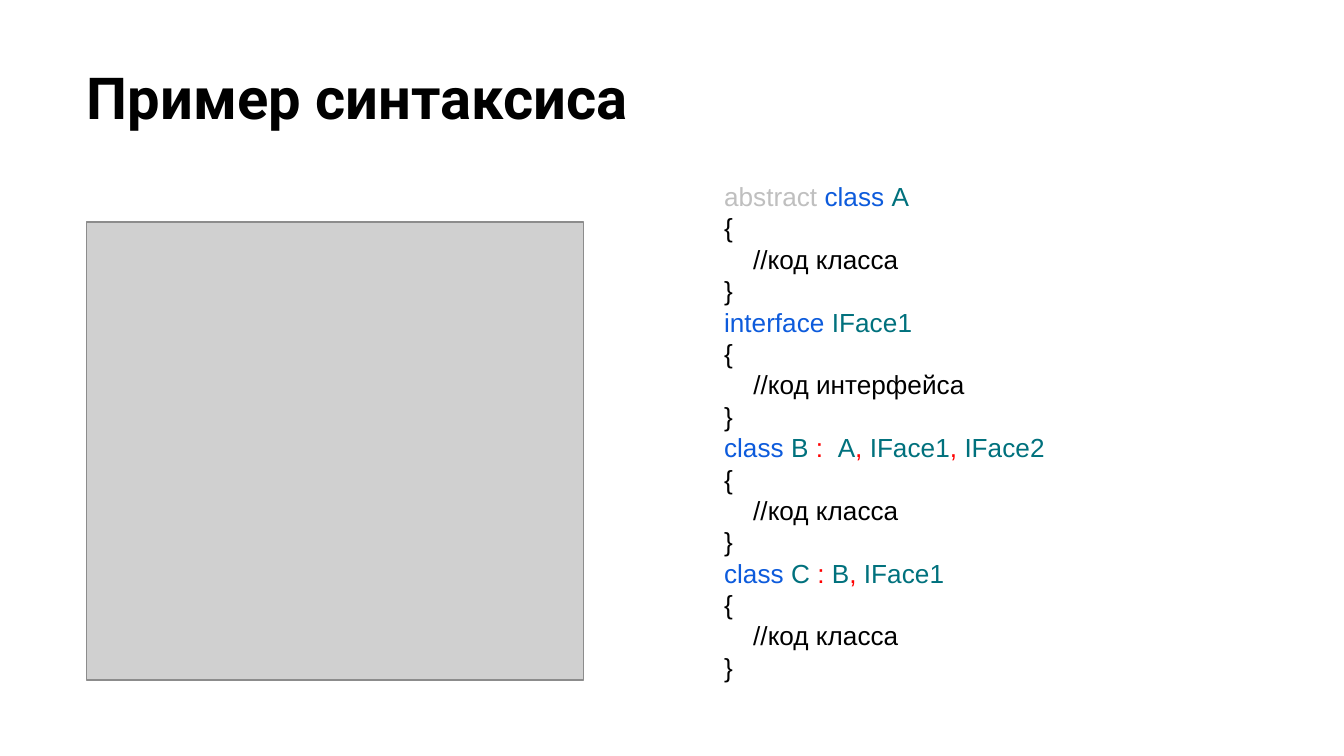
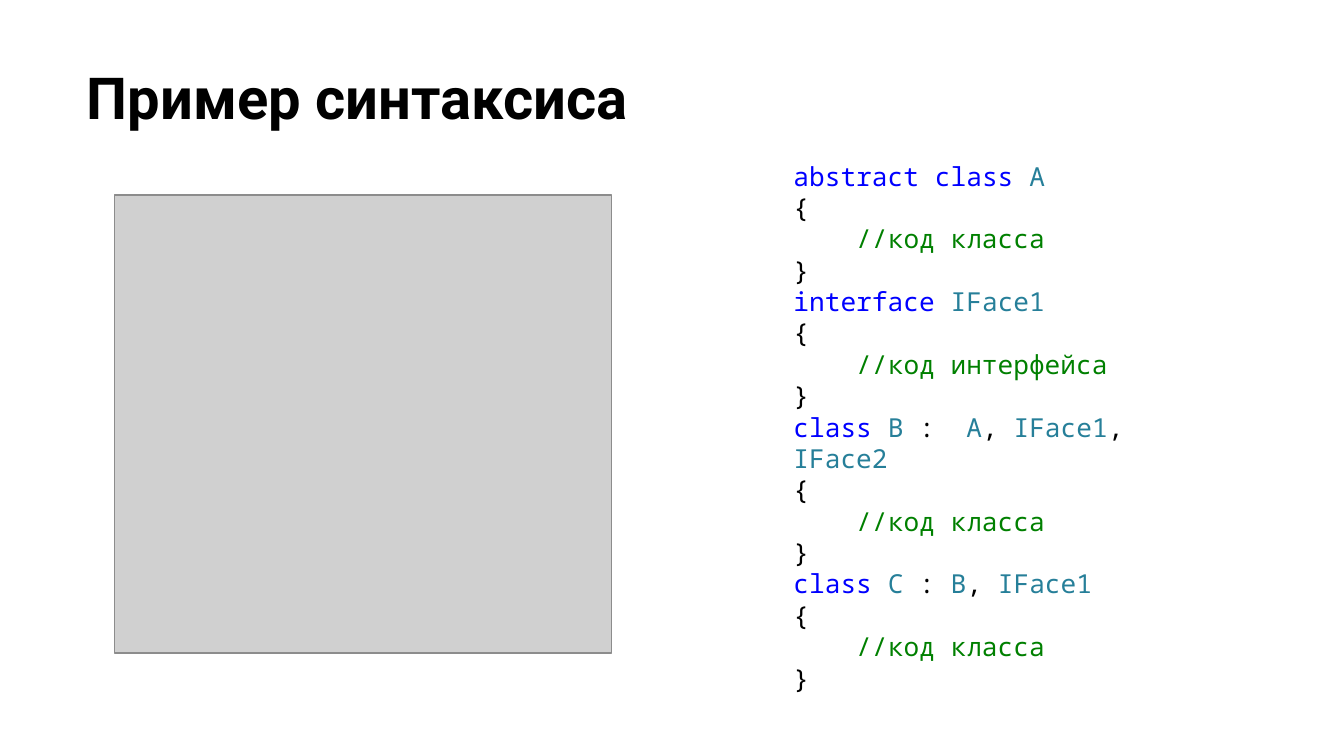
Before and after one commit to NilovPavel/OOP, a slide deck: slide 27 of ООПp.1.pptx (slide 25 before the commit). Drawn at 1344x756 pixels with LibreOffice and Linux fonts; fonts in the diff are those of the drawing; grey boxes stand for pictures; background and template pictures are left out. Boxes give left, top, right and bottom in pixels: in the first picture for what was removed or moved away, otherwise in the second. Text is boxed around its words. In the diff, an @@ line names an element or a change of style, - is before the commit and + after.

```diff
--- a/ООПp.1.pptx
+++ b/ООПp.1.pptx
@@ text "abstract class A": place and size @@
-text "abstract class A" at bbox=[724, 187, 1045, 651]
+text "abstract class A" at bbox=[793, 166, 1124, 661]
@@ text "abstract class A" at bbox=[793, 166, 1124, 661]: font Arial to Noto Sans Mono; text colour #BFBFBF to #0000FF in "abstract"; text colour #0D5BDC to #0000FF in "class", "interface", "class", "class"; text colour #00717D to #267F99 in "A", "IFace1", "B A, IFace1, IFace2", "С B, IFace1"; text colour #000000 to #008000 in "//код класса", "//код интерфейса", "//код класса", "//код класса"; text colour #FF0000 to #000000 in ": A, IFace1,", ": B," @@
@@ picture: place and size @@
-picture at bbox=[86, 222, 583, 680]
+picture at bbox=[114, 195, 612, 653]
```
Also in this commit, not shown: 3 other slides changed, 2 slides added, 8 other files.
